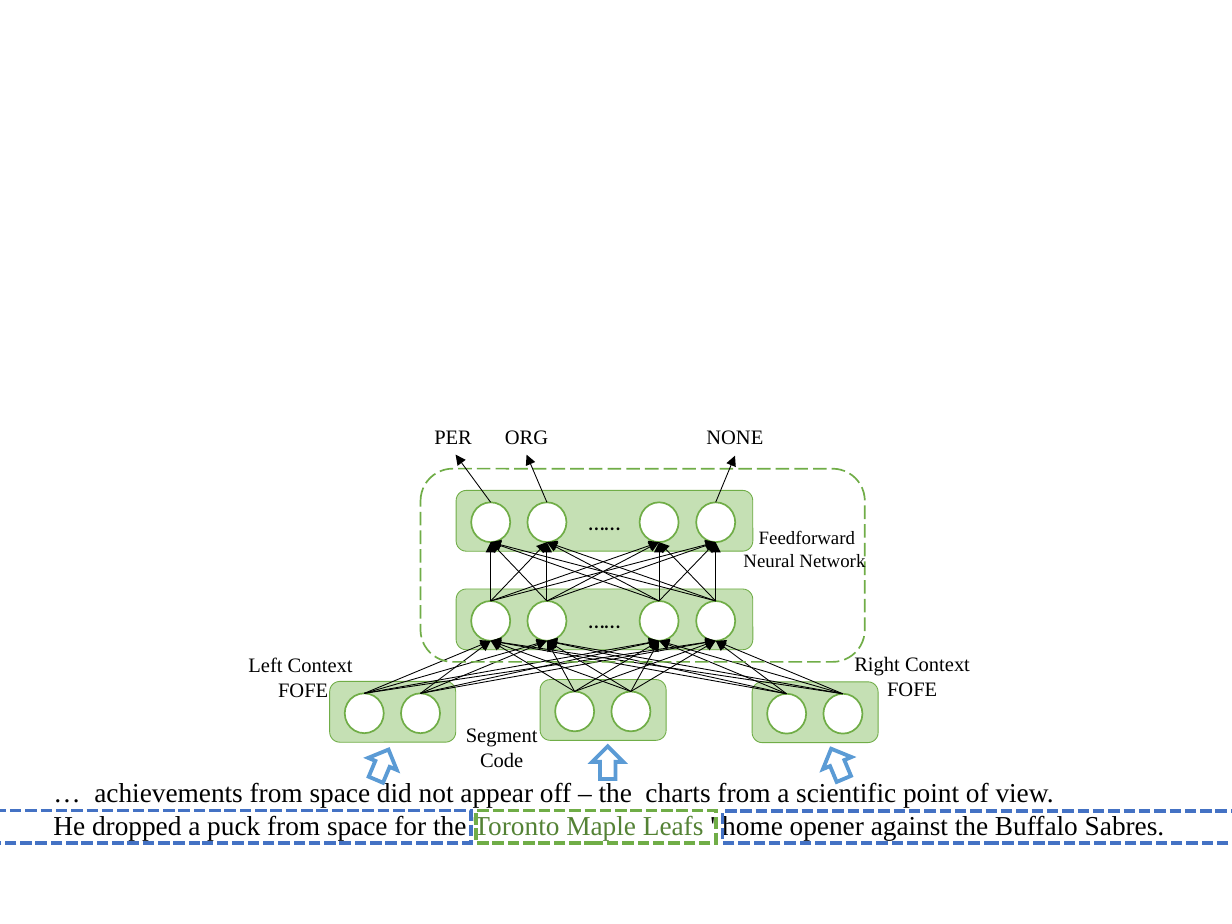
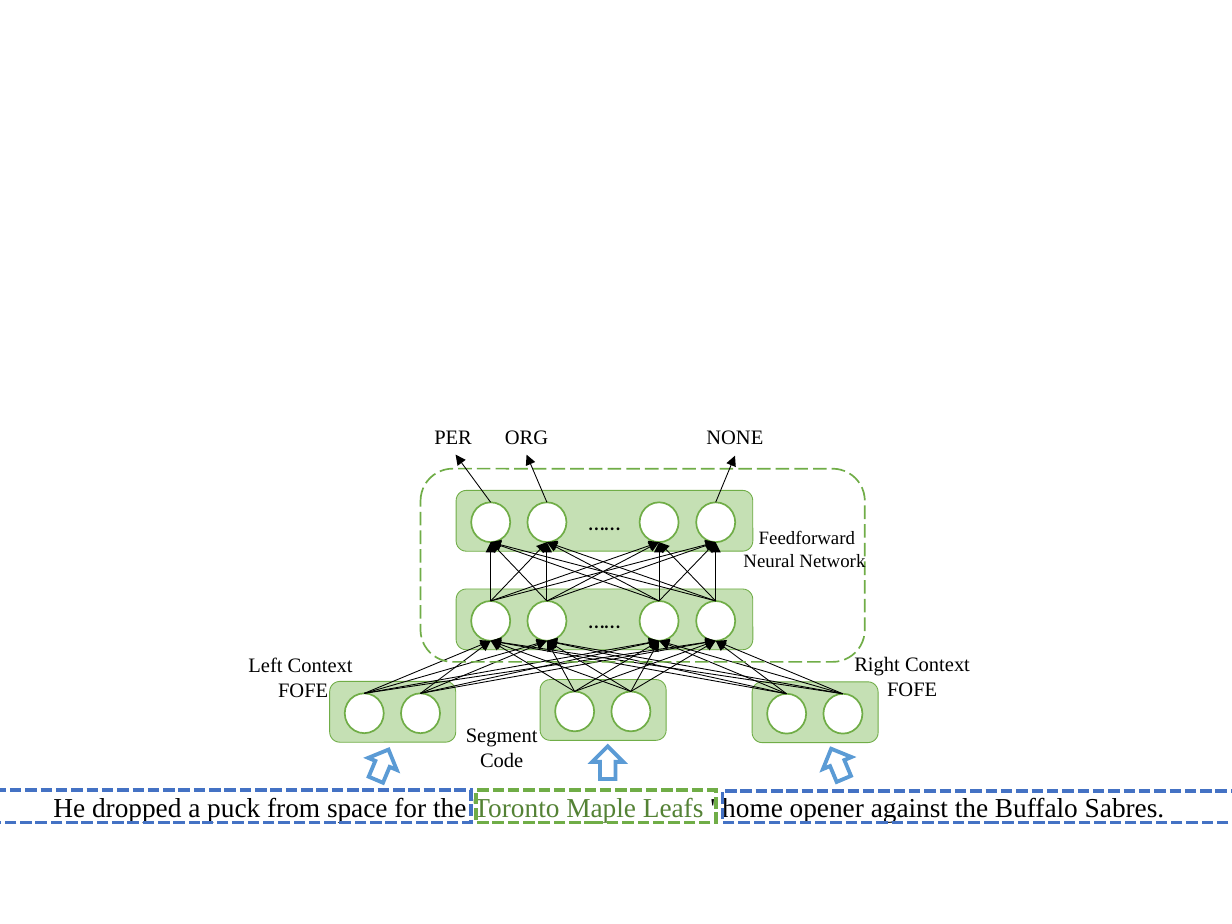
Before and after one commit to mowangphy/fofe-ner-acl2017, a slide deck: slide 2 of ppt.pptx. Drawn at 1232x924 pixels with LibreOffice and Linux fonts; fonts in the diff are those of the drawing. Boxes give left, top, right and bottom in pixels: in the first picture for what was removed or moved away, otherwise in the second. Text is boxed around its words. In the diff, an @@ line names an element or a change of style, - is before the commit and + after.

```diff
--- a/ppt.pptx
+++ b/ppt.pptx
@@ text "He dropped a puck from ...": place and size @@
-text "He dropped a puck from ..." at box(53, 782, 1165, 840)
+text "He dropped a puck from ..." at box(53, 796, 1165, 822)
@@ text at box(94, 782, 1054, 808): paragraph removed @@
-… achievements from space did not appear off – the charts from a scientific point of view.
@@ 3 rectangles: place and size @@
-3 rectangles at box(0, 811, 1232, 844)
+3 rectangles at box(0, 790, 1232, 823)
```
Also in this commit, not shown: 2 other files.
